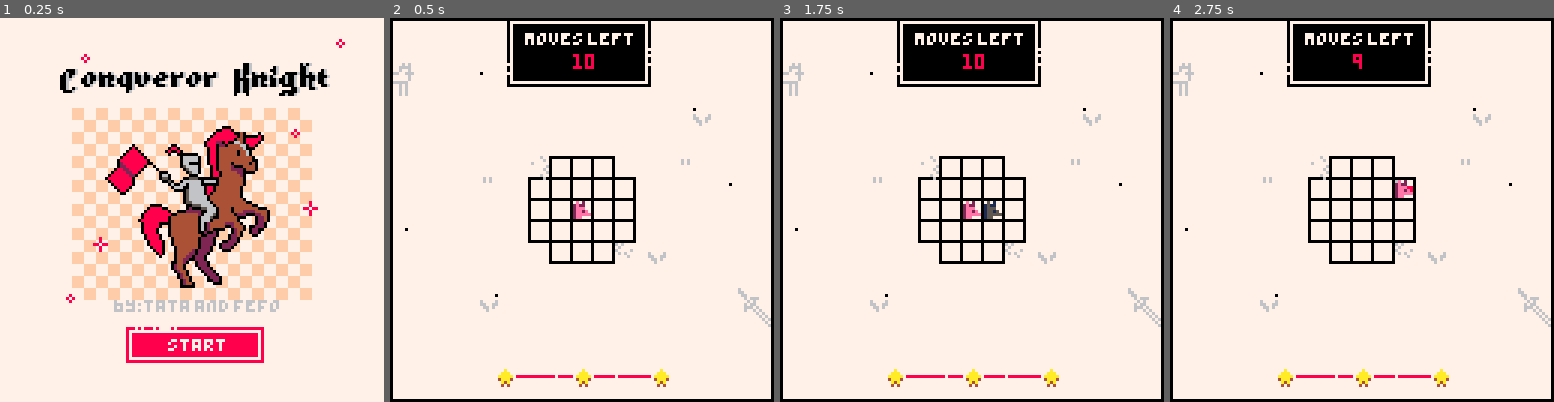
Above: before the commit, frames 1-4 (left to right).
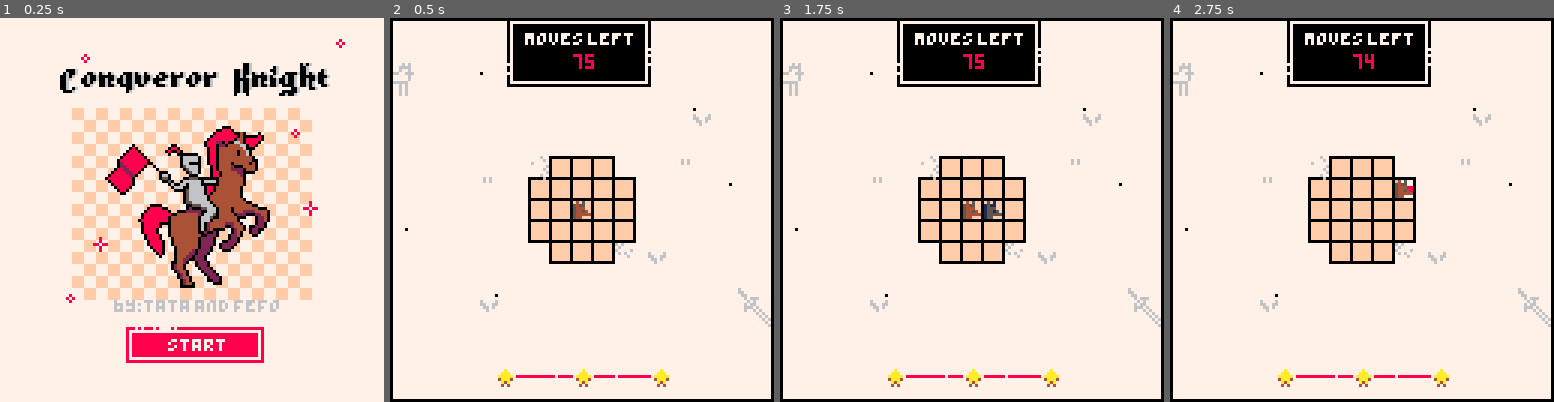
Above: after the commit, the same moments.

Repository: fbarreta/knight
Game: PICO-8 cartridge knight.p8
The game is run twice, just before and just after one commit, with the same random seed, the same clock (stepped at 60 frames per second) and the same inputs.
Inputs:
- Up to frame 1 (0.25 s): no input
- Up to frame 2 (0.5 s): tap X (X key) at 0.33 s
- Up to frame 3 (1.75 s): tap O (Z key) at 0.7, 1.7 s; tap X (X key) at 1.07 s; hold Right from 1.6 s (still down)
- Up to frame 4 (2.75 s): tap X (X key) at 1.85 s; release Right at 2.1 s; tap O (Z key) at 2.1, 2.5 s; hold Up 2.15-2.42 s; hold Right from 2.47 s (still down)

Frame 1 is identical in both runs. In frame 2, 4.7% of the frame differs, in the area x 36-64%, y 9-64%; in frame 3, 4.5%; in frame 4, 4.6%.

Commit message:
Add files via upload

Diff:
--- a/knight.p8
+++ b/knight.p8
@@ -3,7 +3,7 @@
 __lua__
 levels = {
 	{
-		moves=10,
+		moves=75,
 		grid = {r=5,c=5},
 		holes = {
 			{x = 0,y = 0},
@@ -15,14 +15,14 @@
 		}
 	},
 	{
-		moves=70,
+		moves=40,
 		grid = {r=5,c=3},
 		holes = {},
 		ini = {x = 1,y = 2
 		}
 	},
 	{
-		moves=120,
+		moves=75,
 		grid = {r = 5,c = 5},
 		holes = {
 			{x = 0,y = 0},
@@ -40,7 +40,7 @@
 		}
 	},
 	{
-		moves=112,
+		moves=65,
 		grid = {r = 4,c = 6},
 		holes = {
 			{x = 0,y = 0},
@@ -56,14 +56,14 @@
 		}
 	},
 	{
-		moves=55,
+		moves=40,
 		grid = {r = 3,c = 4},
 		holes = {},
 		ini = {x = 1,y = 2
 		}
 	},
 	{
-		moves=220,
+		moves=130,
 		grid = {r = 5,c = 10},
 		holes = {
 			{x = 0,y = 0},
@@ -91,7 +91,44 @@
 		}
 	},
 	{
-		moves=400,
+		moves=120,
+		grid = {r = 6,c = 10},
+		holes = {
+			{x = 0,y = 0},
+			{x = 1,y = 0},
+			{x = 2,y = 0},
+			{x = 3,y = 0},
+			{x = 4,y = 0},
+			{x = 5,y = 0},
+			{x = 8,y = 0},
+			{x = 9,y = 0},
+			{x = 0,y = 1},
+			{x = 1,y = 1},
+			{x = 0,y = 2},
+			{x = 5,y = 3},
+			{x = 8,y = 3},
+			{x = 9,y = 3},
+			{x = 0,y = 4},
+			{x = 4,y = 4},
+			{x = 5,y = 4},
+			{x = 6,y = 4},
+			{x = 7,y = 4},
+			{x = 8,y = 4},
+			{x = 9,y = 4},
+			{x = 0,y = 5},
+			{x = 3,y = 5},
+			{x = 4,y = 5},
+			{x = 5,y = 5},
+			{x = 6,y = 5},
+			{x = 7,y = 5},
+			{x = 8,y = 5},
+			{x = 9,y = 5},
+		},
+		ini = {x = 1,y = 2
+		}
+	},
+	{
+		moves=250,
 		grid = {r = 10,c = 10},
 		holes = {
 			{x = 0,y = 0},
@@ -139,9 +176,56 @@
 		}
 	},
 	{
-		moves=50,
-		grid = {r = 3,c = 4},
-		holes = {},
+		moves=250,
+		grid = {r = 9,c = 12},
+		holes = {
+			{x = 0,y = 0},
+			{x = 1,y = 0},
+			{x = 2,y = 0},
+			{x = 3,y = 0},
+			{x = 4,y = 0},
+			{x = 5,y = 0},
+			{x = 8,y = 0},
+			{x = 9,y = 0},
+			{x = 10,y = 0},
+			{x = 11,y = 0},
+			{x = 0,y = 1},
+			{x = 1,y = 1},
+			{x = 10,y = 1},
+			{x = 11,y = 1},
+			{x = 0,y = 2},
+			{x = 10,y = 2},
+			{x = 11,y = 2},
+			{x = 5,y = 3},
+			{x = 8,y = 3},
+			{x = 11,y = 3},
+			{x = 0,y = 4},
+			{x = 4,y = 4},
+			{x = 5,y = 4},
+			{x = 6,y = 4},
+			{x = 7,y = 4},
+			{x = 11,y = 4},
+			{x = 0,y = 5},
+			{x = 3,y = 5},
+			{x = 6,y = 5},
+			{x = 0,y = 6},
+			{x = 1,y = 6},
+			{x = 11,y = 6},
+			{x = 0,y = 7},
+			{x = 1,y = 7},
+			{x = 10,y = 7},
+			{x = 11,y = 7},
+			{x = 0,y = 8},
+			{x = 1,y = 8},
+			{x = 2,y = 8},
+			{x = 3,y = 8},
+			{x = 6,y = 8},
+			{x = 7,y = 8},
+			{x = 8,y = 8},
+			{x = 9,y = 8},
+			{x = 10,y = 8},
+			{x = 11,y = 8},
+		},
 		ini = {x = 1,y = 2
 		}
 	},
@@ -389,17 +473,18 @@
 	end
 	line(42,119,86,119,8)
 	//progress bar 44px
-	local len = stars.s0 - stars.s2
-	local step = len/44
+	local range = stars.s0 - stars.s2
+	local rangestep = 100 / range
+	local len = 44
+	local step = len * 0.01
 	local m = (levels[level].moves - moves) - stars.s3
-	local p = m * (step + 1)
+	local p = step * (m * rangestep)
 	if stars.score < 3 then
+			if p > len then
+				p = len
+			end
 		line(86-p,119,86,119,6)
 	end
-	message = "p:" .. tostr(p)
-										.." l:" .. tostr(len)
-										.." m:" .. tostr(m)
-										.." s:" .. tostr(step)
 	line(55,119,55,119,7)
 	line(75,119,75,119,7)
 	local s3 = 8;
@@ -418,10 +503,6 @@
 	spr(s1,35,116)
 	spr(s2,61,116)
 	spr(s3,87,116)
-	//line(0,120,31,120,2)
-	//line(32,120,63,120,9)
-	//line(64,120,95,120,12)
-	//line(96,120,127,120,11)
 	color(0)
 	drawbackground()
 	rect(0,0,127,127,0)
@@ -702,20 +783,20 @@
 end
 __gfx__
 00000000000000000000000000000000000000000000000000000000000000000000000000000000000000007770067777777777777777060677777777700000
-06777770000aa000000550000777777001111110002002000050050000999900000a000000060000000000007770067777777067777777006777777777700000
-0688777000a00a000050050007777770011111100222222005555550091aaa9000aaa00000666000000000000060067777770067777777006777706777700000
-06882880000aa000000550000777777001111110020220200505505009aa99007aaaaa7076666670000000000060060670677067700006006067006777700000
-06882880000aa000000550000777777001111110022222200555555009a9000004aaa40005666500000000000060670000060677060067000006000677700000
-0677288000aaaa00005555000777777001111110002002000050050009aa900000a4a00000656000000000000000060060060060060067006006006777700000
-067777700aaaaaa00555555007777770011111100022220000555500009999900040400000505000000000000060060060670060060067006067006777700000
+06777770000aa000000550000ffffff001111110002002000050050000999900000a000000060000000000007770067777777067777777006777777777700000
+0688777000a00a00005005000ffffff0011111100222222005555550091aaa9000aaa00000666000000000000060067777770067777777006777706777700000
+06882880000aa000000550000ffffff001111110020220200505505009aa99007aaaaa7076666670000000000060060670677067700006006067006777700000
+06882880000aa000000550000ffffff001111110022222200555555009a9000004aaa40005666500000000000060670000060677060067000006000677700000
+0677288000aaaa00005555000ffffff001111110002002000050050009aa900000a4a00000656000000000000000060060060060060067006006006777700000
+067777700aaaaaa0055555500ffffff0011111100022220000555500009999900040400000505000000000000060060060670060060067006067006777700000
 00000000000000000000000000000000000000000000000000000000000000000000000000000000000000000060060060060067000067006067700677700000
 00000000000000000000000000000000000000000000000000000000000000000000000000000000000000000060067777777777777006777006777777700000
-0000b30005555550077777700eeeeee000e020000050100000000000000000000000000000000000000000000060077777777777000006777777777777700000
-0008880005555550077777700eeeeee002e220000151100077700770707077700770070007770777077700000777077777777770060067777777777777700000
-0028888005555550077887700eeeeee002eee0000155500077707070707077007000070007700770007000007777777777777777777777777777777777700000
-0022888005555550077887700eeeeee002ee2e000155150070707070707070000070070007000700007000007777777777777777777777777777777777700000
-0002280005555550077777700eeeeee002eeeee00155555070707700070077707700077707770700007000007777777777777777777777777777777777700000
-0000200005555550077777700eeeeee002ee00000155000000000000000000000000000000000000000000007777777777777777777777777777777777700000
+0000b30005555550077777700eeeeee0004050000050100000000000000000000000000000000000000000000060077777777777000006777777777777700000
+0008880005555550077777700eeeeee0054550000151100077700770707077700770070007770777077700000777077777777770060067777777777777700000
+0028888005555550077887700eeeeee0054440000155500077707070707077007000070007700770007000007777777777777777777777777777777777700000
+0022888005555550077887700eeeeee0054454000155150070707070707070000070070007000700007000007777777777777777777777777777777777700000
+0002280005555550077777700eeeeee0054444400155555070707700070077707700077707770700007000007777777777777777777777777777777777700000
+0000200005555550077777700eeeeee0054400000155000000000000000000000000000000000000000000007777777777777777777777777777777777700000
 00000000000000000000000000000000000000000000000000000000000000000000000000000000000000007777777777777777777777777777777777700000
 00060600000000006000000000000000000000000000060060600000000080000000000077000677777777777777777777777777777777777777777777777777
 00666600000000006600000000000000000000000000006006000000000888000000000070600677700670670677700060670677700670670677006706706777
@@ -733,10 +814,10 @@
 00000000000000000000000000060600000000006667666767767767677677676776767676766777677766676777667700000000000000000000000000000000
 00000000000000000000000000006600000000007777777777777777777777777777777777777777777777777777777700000000000000000000000000000000
 00000000000000000000000000000060000000007777777777777777777777777777777777777777777777777777777700000000000000000000000000000000
-000000a0000000000000006000000000000000000000000000000000777777777777777777777777777777777000000000000000ffff00000000000000000000
-00000aaa000000000000066600000000000000000000000000000000777777777777777777777777777777777000000000000000ffff00000008000000000000
-00000aaa000000000000066600000000000066666660000000000000777777777777777777777777777777777000000000000000ffff00000008000000080000
-0000aaaaa00000000000666660000000000666666666000000000000777777777777777777777777777777777000000000000000ffff00000880880000808000
+000000a0000000000000006000000000000000000000000000000000777777777777777777777777777777777777777777777777ffff00000000000000000000
+00000aaa000000000000066600000000000000000000000000000000777777777777777777777777777777777777777777777777ffff00000008000000000000
+00000aaa000000000000066600000000000066666660000000000000777777777777777777777777777777777777777777777777ffff00000008000000080000
+0000aaaaa00000000000666660000000000666666666000000000000777777777777777777777777777777777777777777777777ffff00000880880000808000
 aaaaaaaaaaaaa00066666666666660000006666666660000000000007700000000000000000000000000000000000000000077770000ffff0008000000080000
 4aaaaaaaaaaa400056666666666650000006666666660000000000007700000000000000000000000000000000000000000077770000ffff0008000000000000
 04aaaaaaaaa4000005666666666500000006000600060000000000007700000000000000000000000000000000000000000077770000ffff0000000000000000
